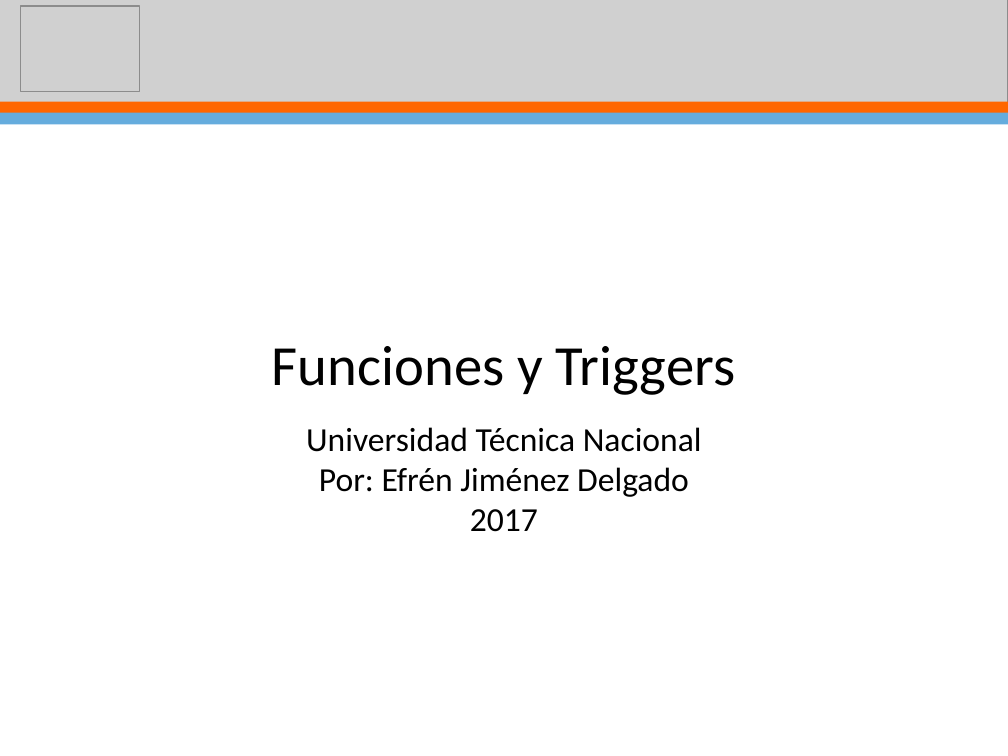
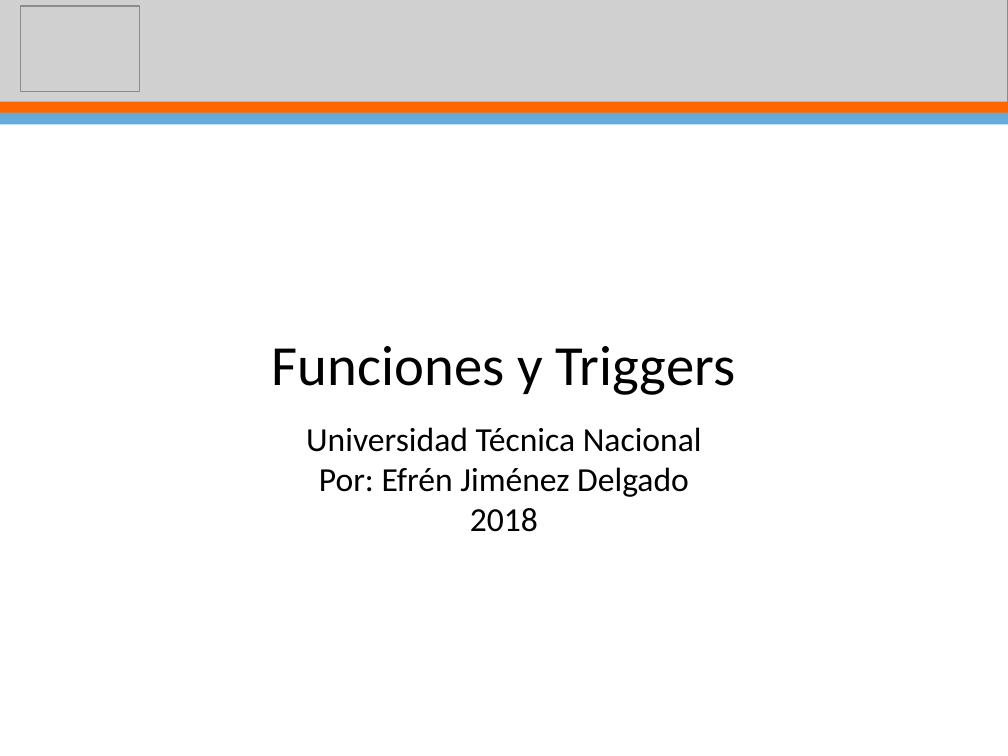
Before and after one commit to ejimenezdelgado/Aplica_db_martes_1_2018, a slide deck: slide 2 of Clase 8/clase8.pptx. Drawn at 1008x756 pixels with LibreOffice and Linux fonts; fonts in the diff are those of the drawing; grey boxes stand for pictures; background and template pictures are left out. Boxes give left, top, right and bottom in pixels: in the first picture for what was removed or moved away, otherwise in the second. Text is boxed around its words. In the diff, an @@ line names an element or a change of style, - is before the commit and + after.

```diff
--- a/Clase 8/clase8.pptx
+++ b/Clase 8/clase8.pptx
@@ subtitle at [470, 508, 538, 532]: text changed @@
-2017
+2018
```
Also in this commit, not shown: 1 other file.
